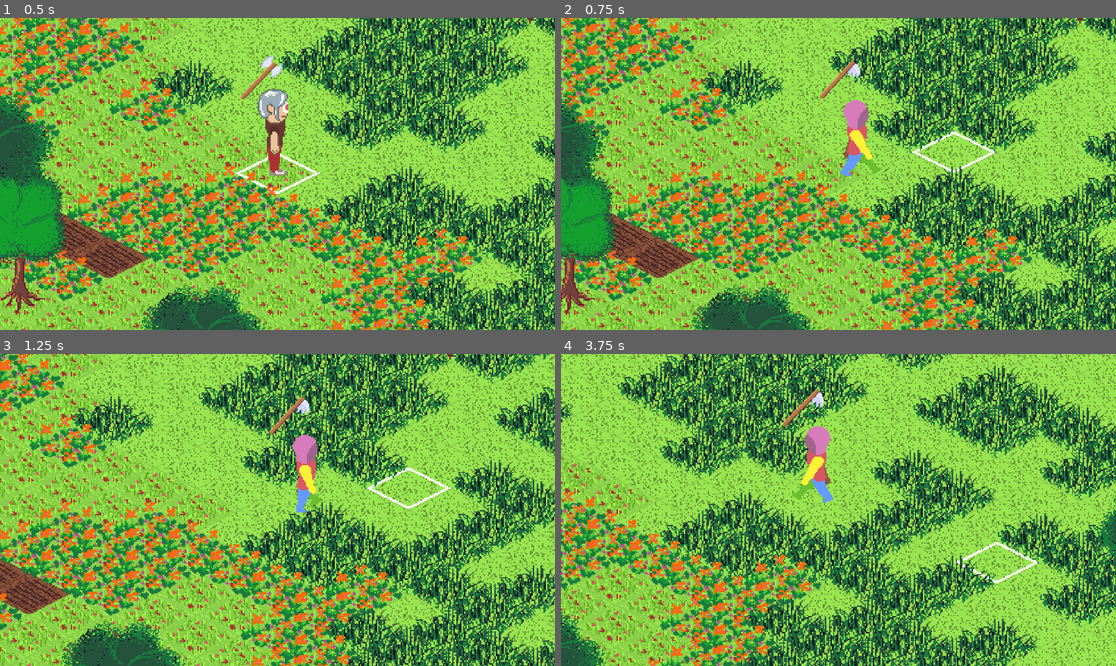
Above: before the commit, frames 1-4 (two rows, left to right).
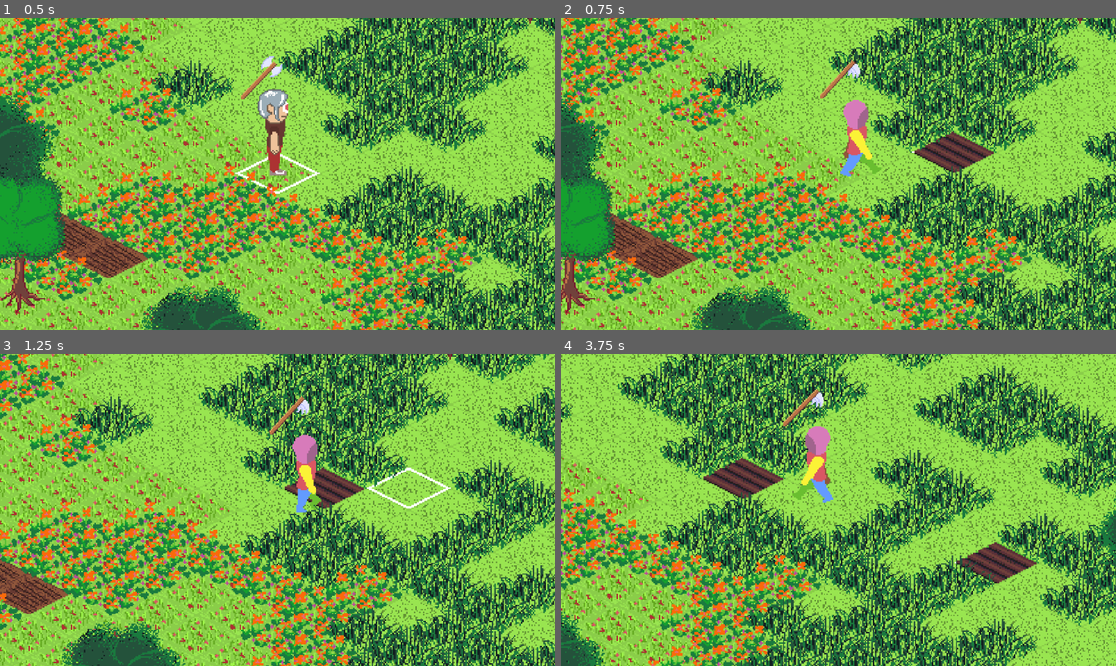
Above: after the commit, the same moments.

Repository: dinushkasam/twilight-memory
Game: Godot game, scene res://scenes/world/world.tscn
Same seed, same stepped clock (60 frames per second), same inputs: the game is played once before the commit and once after it.
Inputs (mouse positions are in pixels of both pictures, inside the frame that each line leads up to):
- Up to frame 1 (0.5 s): no input
- Up to frame 2 (0.75 s): move the mouse to (960, 158) at 0.52 s; hold D (right) from 0.53 s (still down); hold E (cycle_next_tool) from 0.53 s (still down); click (960, 158) at 0.67 s
- Up to frame 3 (1.25 s): keep holding D (right); keep holding E (cycle_next_tool)
- Up to frame 4 (3.75 s): move the mouse to (727, 525) at 1.27 s; release D (right) at 1.28 s; release E (cycle_next_tool) at 1.28 s; hold S (down) 1.28-2.03 s; tap Q (cycle_prev_tool) at 1.35 s; click (727, 525) at 1.42 s; move the mouse to (894, 441) at 2.02 s; hold D (right) 2.03-2.78 s; tap Mouse wheel up (zoom_in) at 2.1 s; click (894, 441) at 2.17 s; move the mouse to (810, 572) at 2.77 s; hold W (up) 2.78-3.53 s; tap Mouse wheel down (zoom_out) at 2.85 s; click (810, 572) at 2.92 s; move the mouse to (1005, 556) at 3.52 s; hold A (left) from 3.53 s (still down); hold E (cycle_next_tool) from 3.53 s (still down); click (1005, 556) at 3.67 s

Frame 1 is identical in both runs. In frame 2, 1.0% of the frame differs, in the area x 63-79%, y 36-50%; in frame 3, 0.8%; in frame 4, 2.0%, in the area x 25-86%, y 33-74%.

Commit message:
chore: finish crop planting and fix tile click signal

Diff:
--- a/resources/crops/carrot.tres
+++ b/resources/crops/carrot.tres
@@ -6,4 +6,12 @@
 script = ExtResource("1_lq0tg")
 crop_name = "Carrot"
 animation = "carrot"
+stage_durations = {
+0: 5.0,
+1: 5.0,
+2: 5.0,
+3: 5.0,
+4: 5.0,
+5: 5.0
+}
 metadata/_custom_type_script = "uid://dclxc6whq5u5d"
--- a/scenes/game_objects/crop.tscn
+++ b/scenes/game_objects/crop.tscn
@@ -211,5 +211,7 @@
 metadata/_custom_type_script = "uid://covpe4mdm2svg"
 
 [node name="Timer" type="Timer" parent="." unique_id=1217446678]
+process_callback = 0
+autostart = true
 
 [connection signal="timeout" from="Timer" to="CropComponent" method="_on_timer_timeout"]
--- a/scenes/world/world.tscn
+++ b/scenes/world/world.tscn
@@ -152,4 +152,4 @@
 world_seed = SubResource("NoiseTexture2D_6m72w")
 object_seed = SubResource("NoiseTexture2D_gb53w")
 
-[connection signal="tile_clicked" from="WorldContext" to="Ysort/Player" method="_on_world_context_tile_clicked"]
+[connection signal="tile_clicked" from="WorldInputComponent" to="Ysort/Player" method="_on_world_input_component_tile_clicked"]
--- a/scripts/common/game_object_manager.gd
+++ b/scripts/common/game_object_manager.gd
@@ -16,6 +16,9 @@
 @export var small_bush_resource: TreeConfig
 @export var big_bush_resource: TreeConfig
 
+# Signals
+@warning_ignore("unused_signal")
+signal object_spawned(node: Node)
 
 # Object spawn functions
 func spawn_grass(position: Vector2, variant: GrassComponent.GrassVariants):
--- a/scripts/common/input_interface.gd
+++ b/scripts/common/input_interface.gd
@@ -1,6 +1,9 @@
 extends Node
 class_name InputInterface
 
+# Signals
+@warning_ignore("unused_signal")
+signal tile_clicked(coords: Vector2i)
 
 func get_movement() -> Vector2:
 	var up = Input.get_action_strength("up")
--- a/scripts/common/interactable_interface.gd
+++ b/scripts/common/interactable_interface.gd
@@ -32,11 +32,18 @@
 		self.interaction_type = type
 
 func _ready() -> void:
+	set_parent(null)
 	parent.add_to_group("interactable")
 	parent.set_meta("interactable", self)
 
 
 # Extensible methods
+func set_parent(node: Node):
+	if node:
+		self.parent = node
+	else:
+		self.parent = get_parent()
+
 func can_interact(_args: InteractionArgs) -> int:
 	return InteractionType.NONE
 
--- a/scripts/crops/crop_component.gd
+++ b/scripts/crops/crop_component.gd
@@ -37,6 +37,7 @@
 	current_stage = new_stage as CropStage
 	update_animation()
 	start_stage_timer()
+	print("advanced stage")
 
 
 # TEMP
@@ -47,6 +48,7 @@
 	var duration = data.stage_durations.get(current_stage, 0)
 	if duration > 0:
 		timer.start(duration)
+		print("timer started for ", duration, " seconds")
 
 func _on_timer_timeout() -> void:
 	advance_stage()
--- a/scripts/game_objects/interactibles/interactible_plot.gd
+++ b/scripts/game_objects/interactibles/interactible_plot.gd
@@ -32,5 +32,6 @@
 
 			var pos = WorldContext.ground.map_to_local(action.args.coords)
 			WorldContext.game_object_manager.spawn_crop(crop, pos)
+			print("planted")
 		_:
 			return
--- a/scripts/player/player.gd
+++ b/scripts/player/player.gd
@@ -69,7 +69,7 @@
 		return Direction.south_west
 
 
-func _on_world_context_tile_clicked(coords: Vector2i) -> void:
+func _on_world_input_component_tile_clicked(coords: Vector2i) -> void:
 	if tool_controller.is_tool_equipped():
 		tool_controller.use_tool(self, coords)
 	else:
--- a/scripts/world/ground_interactable_component.gd
+++ b/scripts/world/ground_interactable_component.gd
@@ -35,6 +35,7 @@
 func interact(action: InteractionAction):
 	match action.interaction_type:
 		InteractionType.PLOW:
-			game_object_manager.spawn_plot(action.args.position)
+			var pos = WorldContext.ground.map_to_local(action.args.coords)
+			game_object_manager.spawn_plot(pos)
 		_:
 			return
--- a/scripts/world/world_context.gd
+++ b/scripts/world/world_context.gd
@@ -7,11 +7,6 @@
 var highlighted_cell: Vector2i
 var interaction_manager: InteractionManager
 
-# Signals
-@warning_ignore("unused_signal")
-signal tile_clicked(coords: Vector2i)
-@warning_ignore("unused_signal")
-signal object_spawned(node: Node)
 
 func init(
 	ground_arg: TileMapLayer,
--- a/scripts/world/world_input_component.gd
+++ b/scripts/world/world_input_component.gd
@@ -40,7 +40,7 @@
 func handle_left_click(event):
 	if super.left_mouse_clicked(event):
 		if WorldContext.ground.get_cell_source_id(WorldContext.highlighted_cell) != -1:
-				WorldContext.tile_clicked.emit(WorldContext.highlighted_cell)
+			tile_clicked.emit(WorldContext.highlighted_cell)
 
 func handle_cell_hover():
 	var cell := WorldContext.get_hovered_cell()
Not shown, changed: docs/06_devlog/devlog_2026_mar.md
